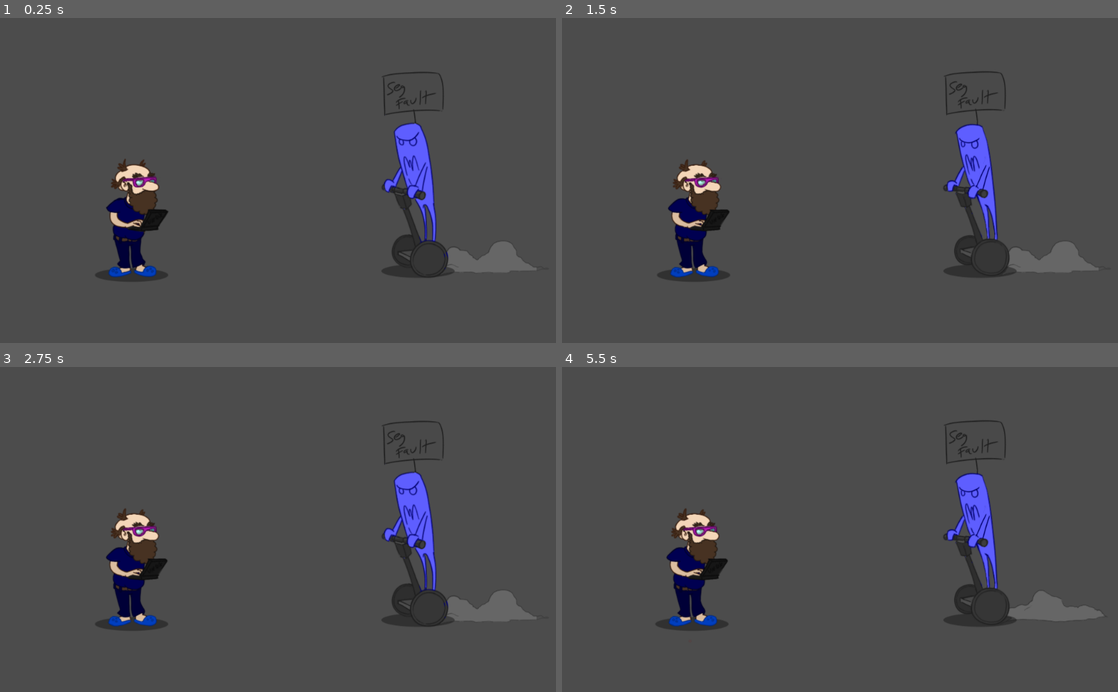
Above: before the commit, frames 1-4 (two rows, left to right).
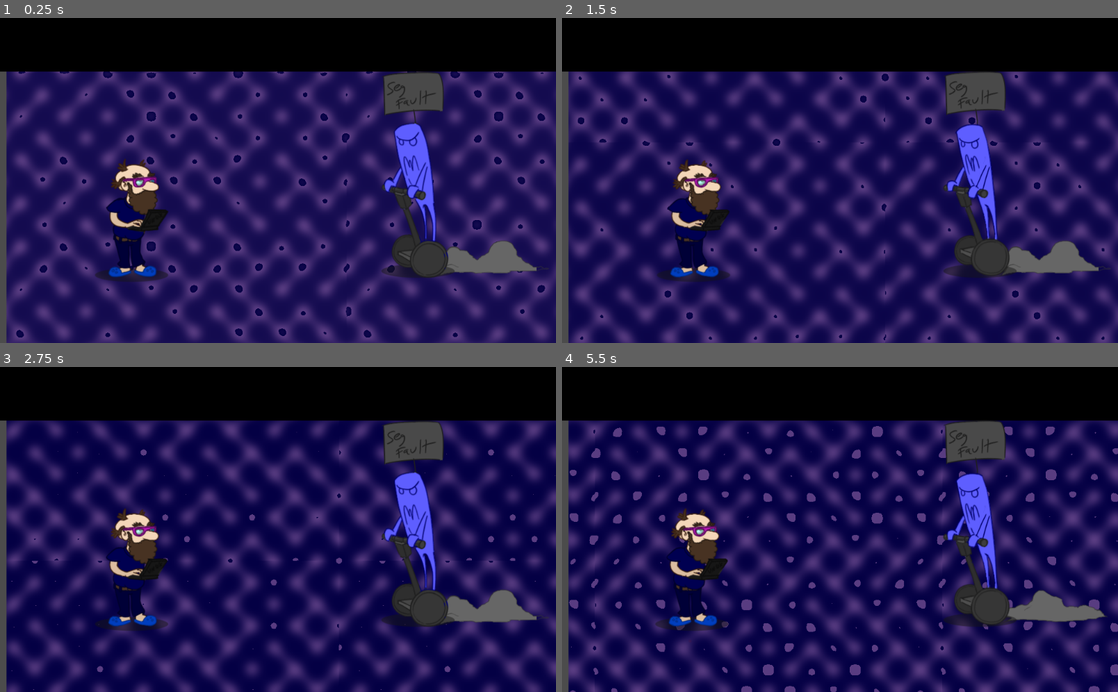
Above: after the commit, the same moments.

Repository: Alexander-Hjelm/bearded-programmer-sven
Game: Godot game, scene res://MainScene.tscn
Two runs of this game, one before a commit and one after it. Both use one fixed random seed, a clock stepped at 60 frames per second and the inputs below.
Inputs:
- Up to frame 1 (0.25 s): no input
- Up to frame 2 (1.5 s): hold U 0.53-1.28 s; tap H at 1.35 s
- Up to frame 3 (2.75 s): hold U from 2.03 s (still down)
- Up to frame 4 (5.5 s): release U at 2.78 s; tap H at 2.85, 4.35 s; hold U 3.53-4.28 s; hold U from 5.03 s (still down)

The runs differ from the first frame. In frame 1, 92% of the frame differs, in the area x 0-100%, y 0-100%; in frame 2, 92%; in frame 3, 92%; in frame 4, 92%.

Commit message:
First background draft, bg shader

Diff:
--- /dev/null
+++ b/GFX/BG/bg.shader
@@ -0,0 +1,29 @@
+shader_type canvas_item;	// 3D rendering mode
+
+render_mode unshaded;	// Removes any effects added by Godot
+
+// Albedo Texture channels
+uniform sampler2D albedoBaseChannel : hint_albedo;
+
+uniform vec4 colorTint1 : hint_color;
+uniform vec4 colorTint2 : hint_color;
+
+uniform float uvScrollSpeedY : hint_range(0.0,1.0,0.01);
+uniform float uvSwaySpeed : hint_range(0.0,1.0,0.01);
+uniform float uvSwayAmp : hint_range(0.0,1.0,0.01);
+uniform float uvWaveSpeed : hint_range(0.0,0.1,0.001);
+uniform float uvWaveAmp : hint_range(0.0,0.1,0.001);
+
+void fragment()
+{
+	float uvSwayX = uvSwayAmp*sin(TIME*uvSwaySpeed);
+	float uvWaveX = uvWaveAmp*sin(TIME*uvWaveSpeed*UV.y);
+	float uvScrollY = -uvScrollSpeedY*TIME;
+	vec2 uvScrolled = UV + vec2(uvSwayX + uvWaveX, uvScrollY);
+	vec4 colorControl = mod(texture(albedoBaseChannel, uvScrolled) + TIME/2.0, 0.69);
+
+	vec4 colorOut = mix(colorTint1, colorTint2, colorControl.r);
+
+	// Final albedo color
+	COLOR = colorOut.rgba;
+}
--- a/MainScene.tscn
+++ b/MainScene.tscn
@@ -1,27 +1,88 @@
-[gd_scene load_steps=6 format=2]
+[gd_scene load_steps=11 format=2]
 
-[ext_resource path="res://Script/game_manager.gd" type="Script" id=1]
-[ext_resource path="res://Script/combat_manager.gd" type="Script" id=2]
-[ext_resource path="res://Script/item_database.gd" type="Script" id=3]
-[ext_resource path="res://Script/element_database.gd" type="Script" id=4]
-[ext_resource path="res://Script/character_database.gd" type="Script" id=5]
+[ext_resource path="res://GFX/BG/bg.shader" type="Shader" id=1]
+[ext_resource path="res://GFX/BG/bg_1.png" type="Texture" id=2]
+[ext_resource path="res://GFX/BG/bg_2.png" type="Texture" id=3]
+[ext_resource path="res://GFX/BG/black16.png" type="Texture" id=4]
+[ext_resource path="res://Script/game_manager.gd" type="Script" id=5]
+[ext_resource path="res://Script/combat_manager.gd" type="Script" id=6]
+[ext_resource path="res://Script/item_database.gd" type="Script" id=7]
+[ext_resource path="res://Script/element_database.gd" type="Script" id=8]
+[ext_resource path="res://Script/character_database.gd" type="Script" id=9]
+
+[sub_resource type="ShaderMaterial" id=2]
+shader = ExtResource( 1 )
+shader_param/colorTint1 = Color( 0.0156863, 0, 0.266667, 1 )
+shader_param/colorTint2 = Color( 0.501961, 0.345098, 0.619608, 1 )
+shader_param/uvScrollSpeedY = 0.16
+shader_param/uvSwaySpeed = 0.96
+shader_param/uvSwayAmp = 0.09
+shader_param/uvWaveSpeed = 0.028
+shader_param/uvWaveAmp = 0.01
+shader_param/albedoBaseChannel = ExtResource( 2 )
 
 [node name="MainScene" type="Node2D"]
 
+[node name="BGSprite" type="Sprite" parent="."]
+material = SubResource( 2 )
+position = Vector2( 252.695, 215.02 )
+texture = ExtResource( 3 )
+offset = Vector2( 79.5562, 181.063 )
+
+[node name="BGSprite2" type="Sprite" parent="BGSprite"]
+material = SubResource( 2 )
+position = Vector2( 639.965, 0 )
+texture = ExtResource( 3 )
+offset = Vector2( 79.5562, 181.063 )
+
+[node name="BGSprite3" type="Sprite" parent="BGSprite"]
+material = SubResource( 2 )
+position = Vector2( -0.0535278, 640.009 )
+texture = ExtResource( 3 )
+offset = Vector2( 79.5562, 181.063 )
+
+[node name="BGSprite4" type="Sprite" parent="BGSprite"]
+material = SubResource( 2 )
+position = Vector2( 639.911, 640.009 )
+texture = ExtResource( 3 )
+offset = Vector2( 79.5562, 181.063 )
+
+[node name="BGSprite5" type="Sprite" parent="BGSprite"]
+material = SubResource( 2 )
+position = Vector2( 1279.96, 640.009 )
+texture = ExtResource( 3 )
+offset = Vector2( 79.5562, 181.063 )
+
+[node name="BGSprite6" type="Sprite" parent="BGSprite"]
+material = SubResource( 2 )
+position = Vector2( 1280.02, 0 )
+texture = ExtResource( 3 )
+offset = Vector2( 79.5562, 181.063 )
+
+[node name="BlackBroderTop" type="Sprite" parent="."]
+position = Vector2( 581.135, 19.0207 )
+scale = Vector2( 200, 10 )
+texture = ExtResource( 4 )
+
+[node name="BlackBroderBottom" type="Sprite" parent="."]
+position = Vector2( 570, 1010 )
+scale = Vector2( 200, 10 )
+texture = ExtResource( 4 )
+
 [node name="GameManager" type="Node2D" parent="."]
-script = ExtResource( 1 )
+script = ExtResource( 5 )
 
 [node name="CombatMananger" type="Node2D" parent="."]
-script = ExtResource( 2 )
+script = ExtResource( 6 )
 
 [node name="ItemDatabase" type="Node2D" parent="."]
-script = ExtResource( 3 )
+script = ExtResource( 7 )
 
 [node name="ElementDatabase" type="Node2D" parent="."]
-script = ExtResource( 4 )
+script = ExtResource( 8 )
 
 [node name="CharacterDatabase" type="Node2D" parent="."]
-script = ExtResource( 5 )
+script = ExtResource( 9 )
 
 [node name="Team0StartPos" type="Node2D" parent="."]
 position = Vector2( 243.516, 358.643 )
Binary file added: GFX/BG/bg_1.png
Not shown, added: GFX/BG/bg_1.png.import
Binary file added: GFX/BG/bg_2.png
Not shown, added: GFX/BG/bg_2.png.import
Binary file added: GFX/BG/black16.png
Not shown, added: GFX/BG/black16.png.import
